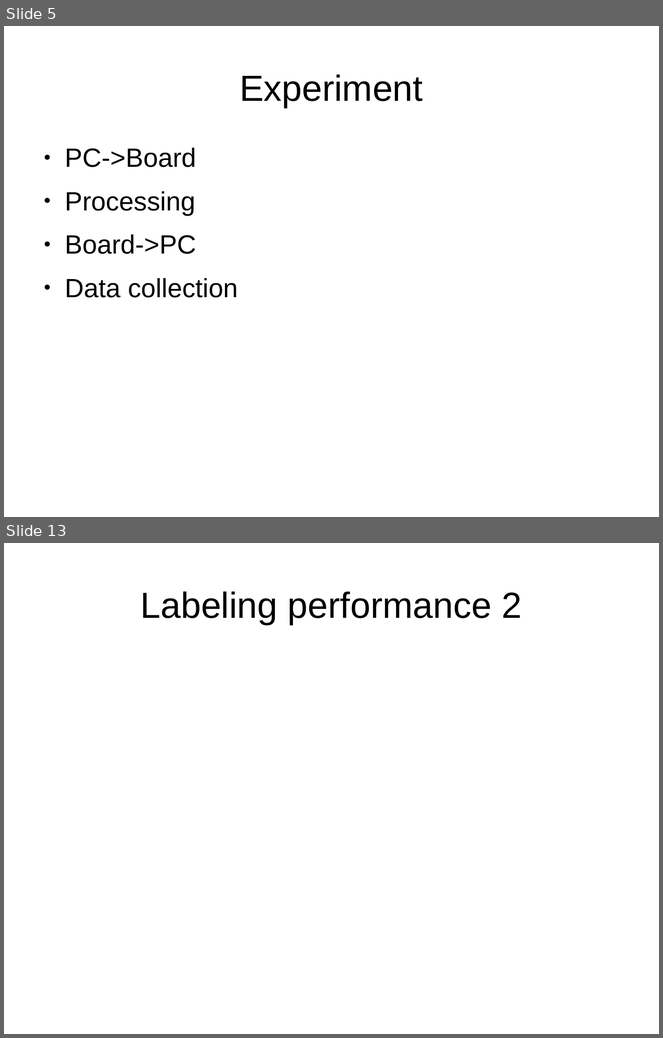
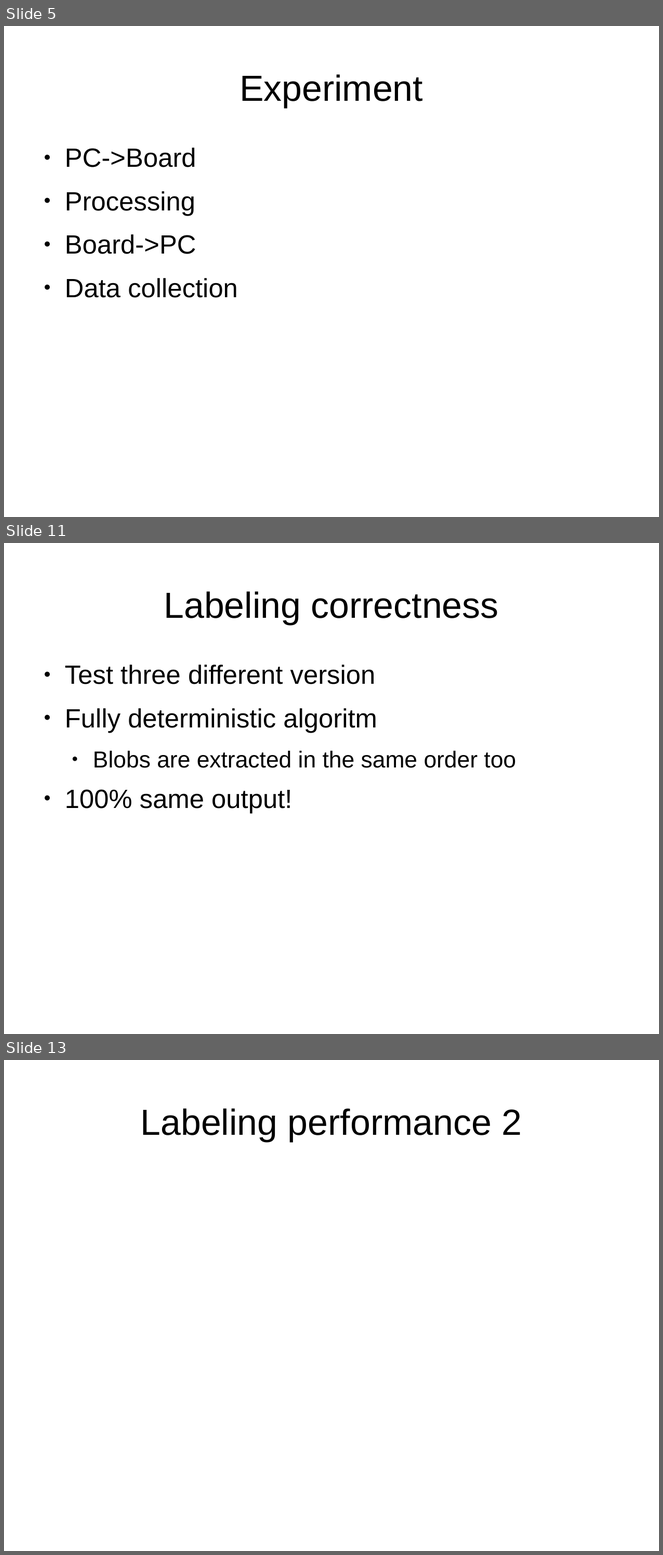
Before and after one commit to 0Chuzz/SNproject, a slide deck: slides.odp. Shown one above the other, each under a label of ours: slides 5 and 13 before the commit, slides 5, 11 and 13 after it; the slides between them are not shown. The pictures are 663x1038 and 663x1555 pixels, drawn with LibreOffice and Linux fonts; fonts in the diff are those of the drawing. Boxes give left, top, right and bottom in pixels: in the first picture for what was removed or moved away, otherwise in the second. Text is boxed around its words. In the diff, an @@ line names an element or a change of style, - is before the commit and + after.

Commit message:
labeling slides

```diff
--- a/slides.odp
+++ b/slides.odp
@@ slide 11 added at [4,543,659,1034], background #FFFFFF @@
@@ title added at [164,591,499,625], 44 pt, text #000000 @@
+Labeling correctness
@@ text added at [65,665,516,813], 32 pt, text #000000 @@
+● Test three different version
+● Fully deterministic algoritm
+  ● Blobs are extracted in the same order too
+● 100% same output!
```
Also in this commit, not shown: 6 slides changed, 2 other slides added, 3 slides removed.
